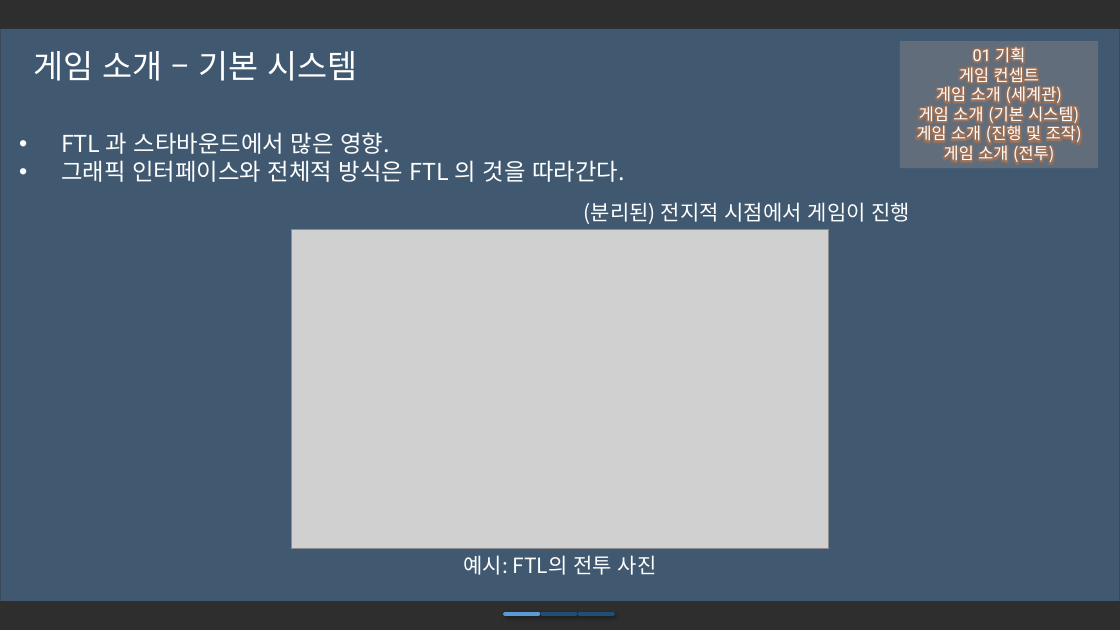
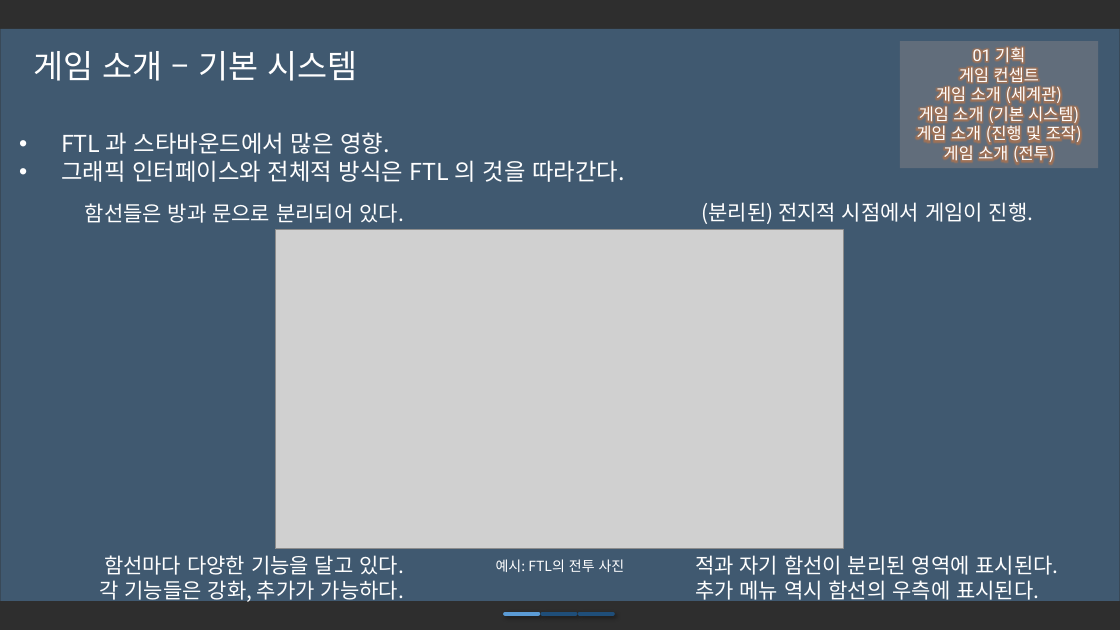
Before and after one commit to iconstudio/2017-Platformer, a slide deck: slide 8 of slides/Cosmos_20171105.pptx. Drawn at 1120x630 pixels with LibreOffice and Linux fonts; fonts in the diff are those of the drawing; grey boxes stand for pictures; background and template pictures are left out; a plain dark background stands for a picture behind light text. Boxes give left, top, right and bottom in pixels: in the first picture for what was removed or moved away, otherwise in the second. Text is boxed around its words. In the diff, an @@ line names an element or a change of style, - is before the commit and + after.

```diff
--- a/slides/Cosmos_20171105.pptx
+++ b/slides/Cosmos_20171105.pptx
@@ text added at box(85, 203, 404, 223), 18 pt, text #FFFFFF @@
+함선들은 방과 문으로 분리되어 있다.
@@ text at box(701, 202, 1033, 224): text changed @@
-(분리된) 전지적 시점에서 게임이 진행
+(분리된) 전지적 시점에서 게임이 진행.
@@ picture: place and size @@
-picture at box(292, 229, 829, 549)
+picture at box(275, 229, 843, 549)
@@ text added at box(99, 555, 404, 604), 18 pt, text #FFFFFF @@
+함선마다 다양한 기능을 달고 있다.
+각 기능들은 강화, 추가가 가능하다.
@@ text "예시: FTL의 전투 사진" at box(496, 559, 625, 572): size 18 to 12 pt @@
@@ text added at box(695, 555, 1059, 604), 18 pt, text #FFFFFF @@
+적과 자기 함선이 분리된 영역에 표시된다.
+추가 메뉴 역시 함선의 우측에 표시된다.
```
Also in this commit, not shown: 9 other slides changed, 4 other files.
